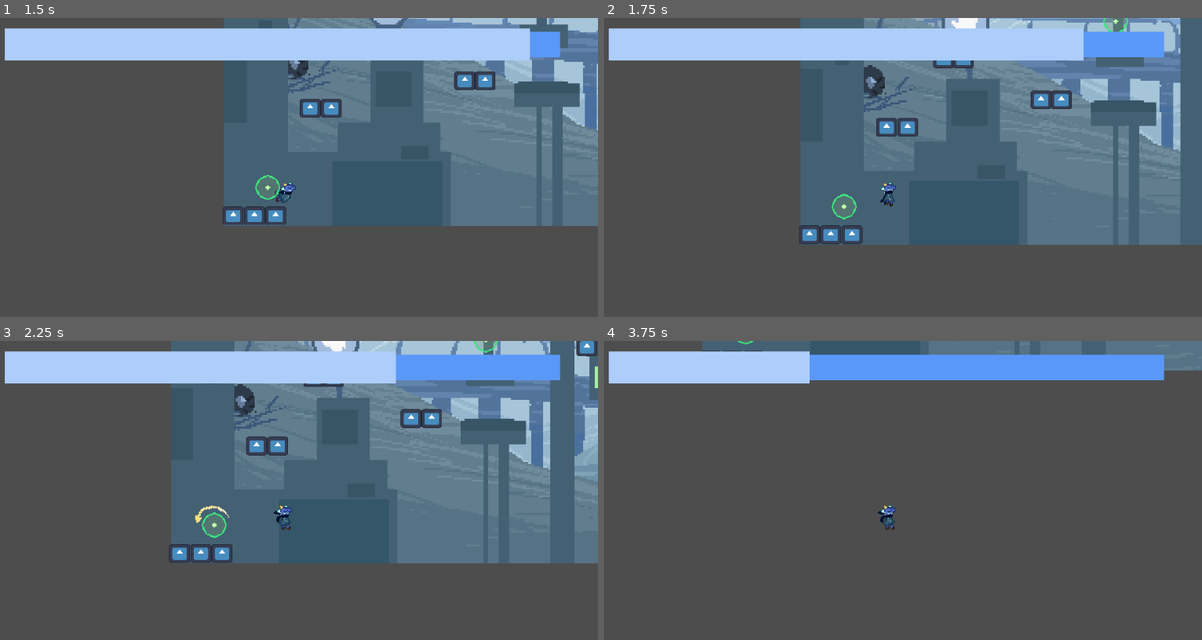
Above: before the commit, frames 1-4 (two rows, left to right).
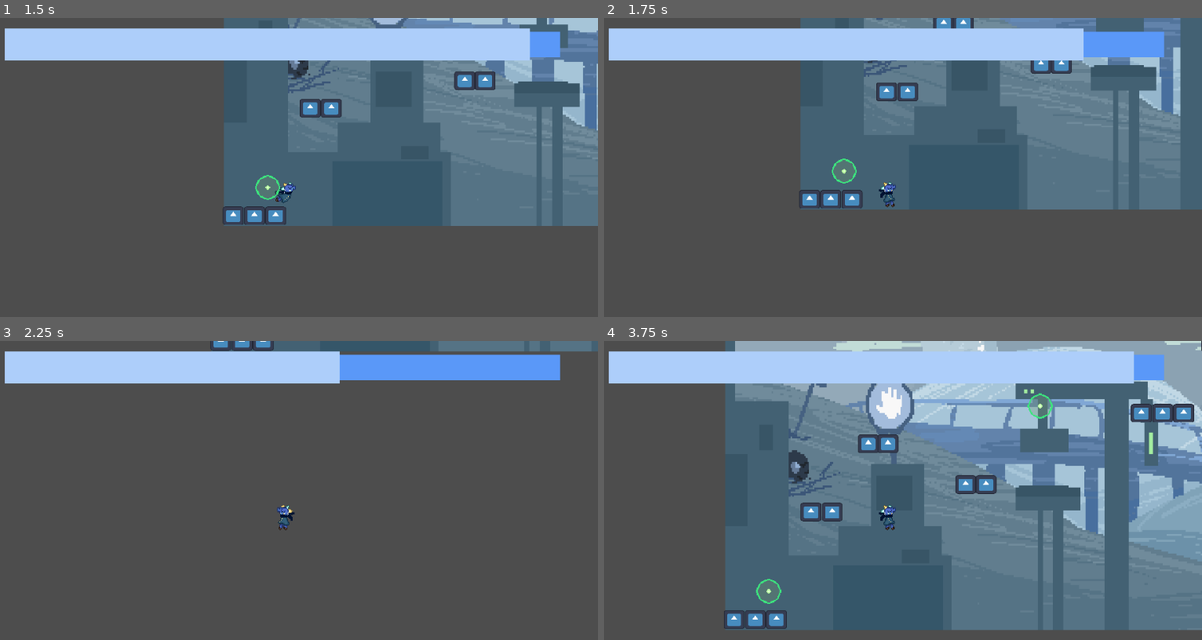
Above: after the commit, the same moments.

Repository: luminous-sky/2026-Fall-Game-Jam
Game: Godot game, scene res://levels/lvl_1.tscn
Same seed, same stepped clock (60 frames per second), same inputs: the game is played once before the commit and once after it. The engine's default icon, where the game draws it, is replaced by a stand-in: a white triangle on a blue panel in a dark square.
Inputs (mouse positions are in pixels of both pictures, inside the frame that each line leads up to):
- Up to frame 1 (1.5 s): move the mouse to (424, 176) at 0.52 s; hold Z (interact) 0.53-1.28 s; hold Right (move_right) from 0.53 s (still down); tap C (jump) at 0.77 s; tap Enter at 1.25 s; move the mouse to (161, 212) at 1.27 s; tap X (dash) at 1.35 s
- Up to frame 2 (1.75 s): keep holding Right (move_right); tap C (jump) at 1.52 s; tap Z (interact) at 1.55 s
- Up to frame 3 (2.25 s): move the mouse to (346, 439) at 2.02 s; release Right (move_right) at 2.03 s; hold Left (move_left) from 2.03 s (still down); hold Z (interact) from 2.03 s (still down)
- Up to frame 4 (3.75 s): move the mouse to (855, 589) at 2.77 s; release Left (move_left) at 2.78 s; release Z (interact) at 2.78 s; hold Right (move_right) from 2.78 s (still down); tap Z (interact) at 2.85 s; tap C (jump) at 3.02 s; move the mouse to (1076, 571) at 3.52 s; hold Z (interact) from 3.53 s (still down); tap X (dash) at 3.6 s

Frame 1 is identical in both runs. In frame 2, 17% of the frame differs, in the area x 32-100%, y 0-76%; in frame 3, 47%; in frame 4, 74%, in the area x 16-100%, y 0-97%.

Commit message:
Adjust orb launcher y-velocity

Diff:
--- a/src/orb/orb.gd
+++ b/src/orb/orb.gd
@@ -54,9 +54,12 @@
 
 		# Increase movement in the y-direction to counter gravity
 		if target_launch.y < 0:
-			target_launch.y -= Player.GRAVITY
+			target_launch.y -= (Player.GRAVITY / 2)
 
 		player_node.current_launch = target_launch
+
+		# Reset player fall speed to make launches more consistent
+		player_node.current_fall_speed = 0.0
 
 		player_node.can_move = true
 		player_interacting = false
@@ -76,4 +79,4 @@
 	if not body is Player:
 		return
 
-	player_node = body
+	player_node = null
